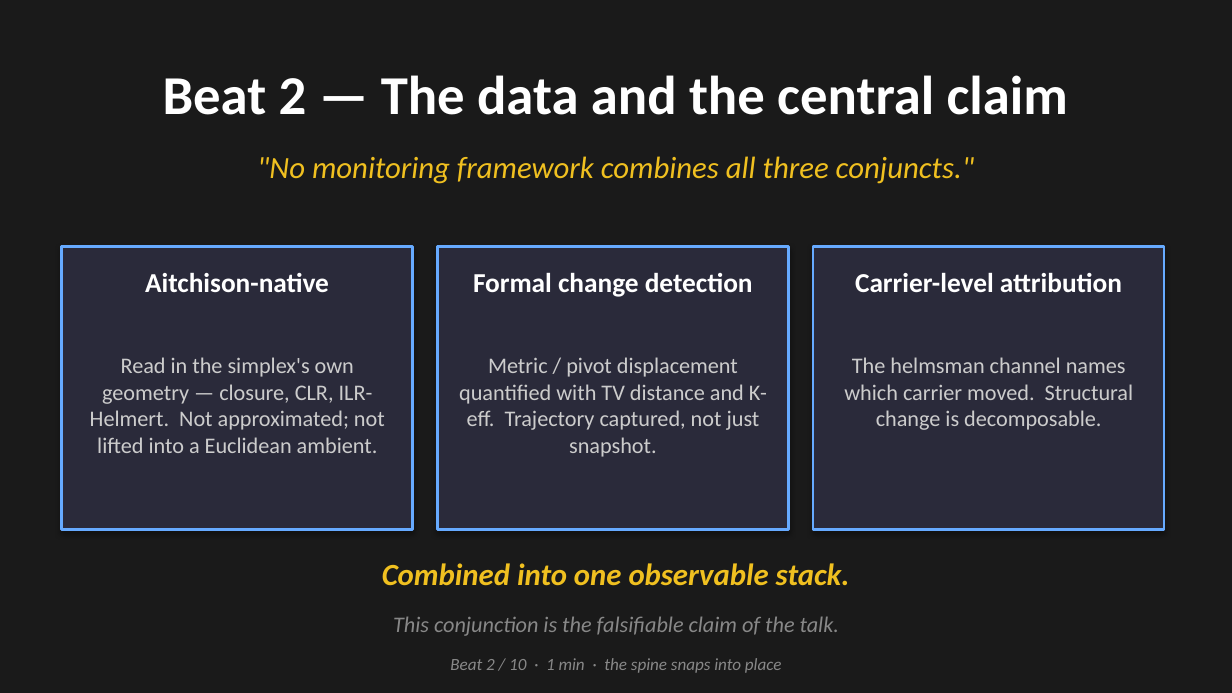
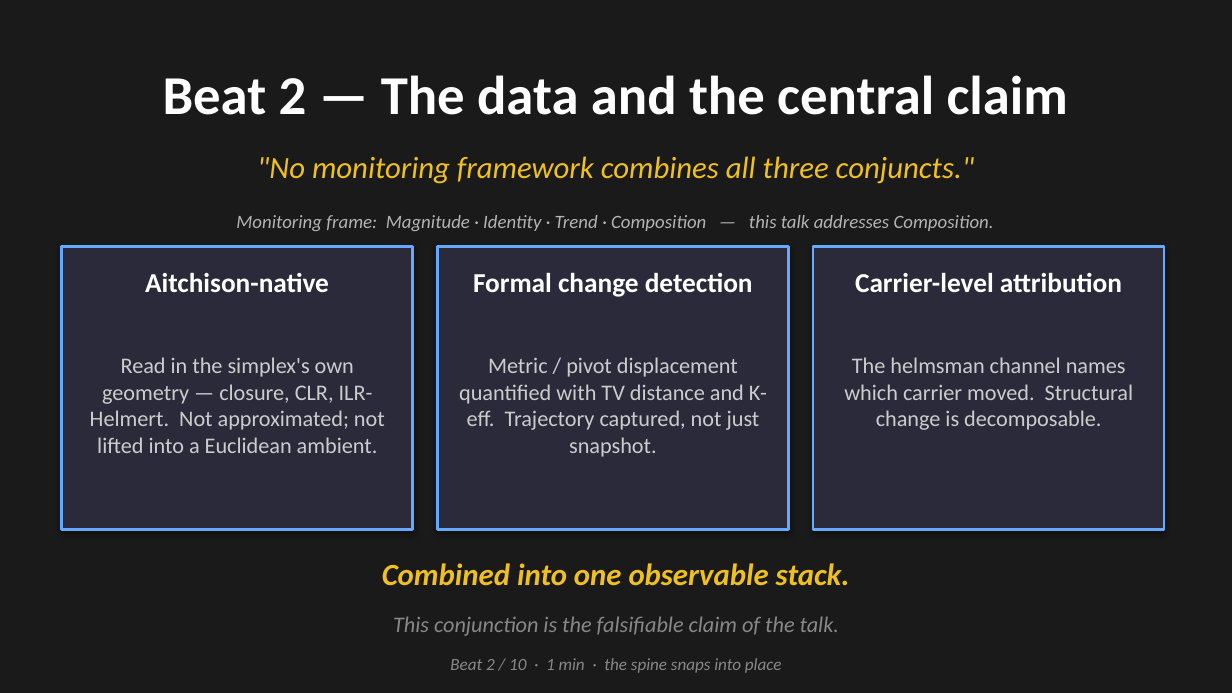
Before and after one commit to PeterHiggins19/higgins-decomposition, a slide deck: slide 3 of CODA-Association/CODAwork2026/CodaWork2026_Talk_2026-05-13.pptx. Drawn at 1232x693 pixels with LibreOffice and Linux fonts; fonts in the diff are those of the drawing. Boxes give left, top, right and bottom in pixels: in the first picture for what was removed or moved away, otherwise in the second. Text is boxed around its words. In the diff, an @@ line names an element or a change of style, - is before the commit and + after.

```diff
--- a/CODA-Association/CODAwork2026/CodaWork2026_Talk_2026-05-13.pptx
+++ b/CODA-Association/CODAwork2026/CodaWork2026_Talk_2026-05-13.pptx
@@ text added at bbox=[236, 215, 994, 231], 11 pt, text #B4B4B4, italic @@
+Monitoring frame: Magnitude · Identity · Trend · Composition — this talk addresses Composition.
```
Also in this commit, not shown: 3 other slides changed, 18 other files.
